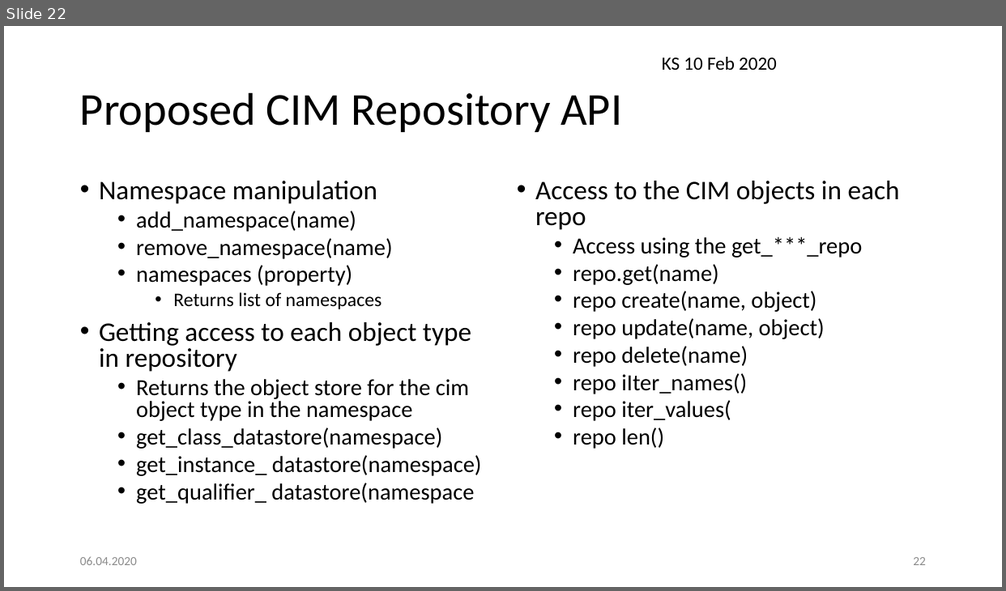
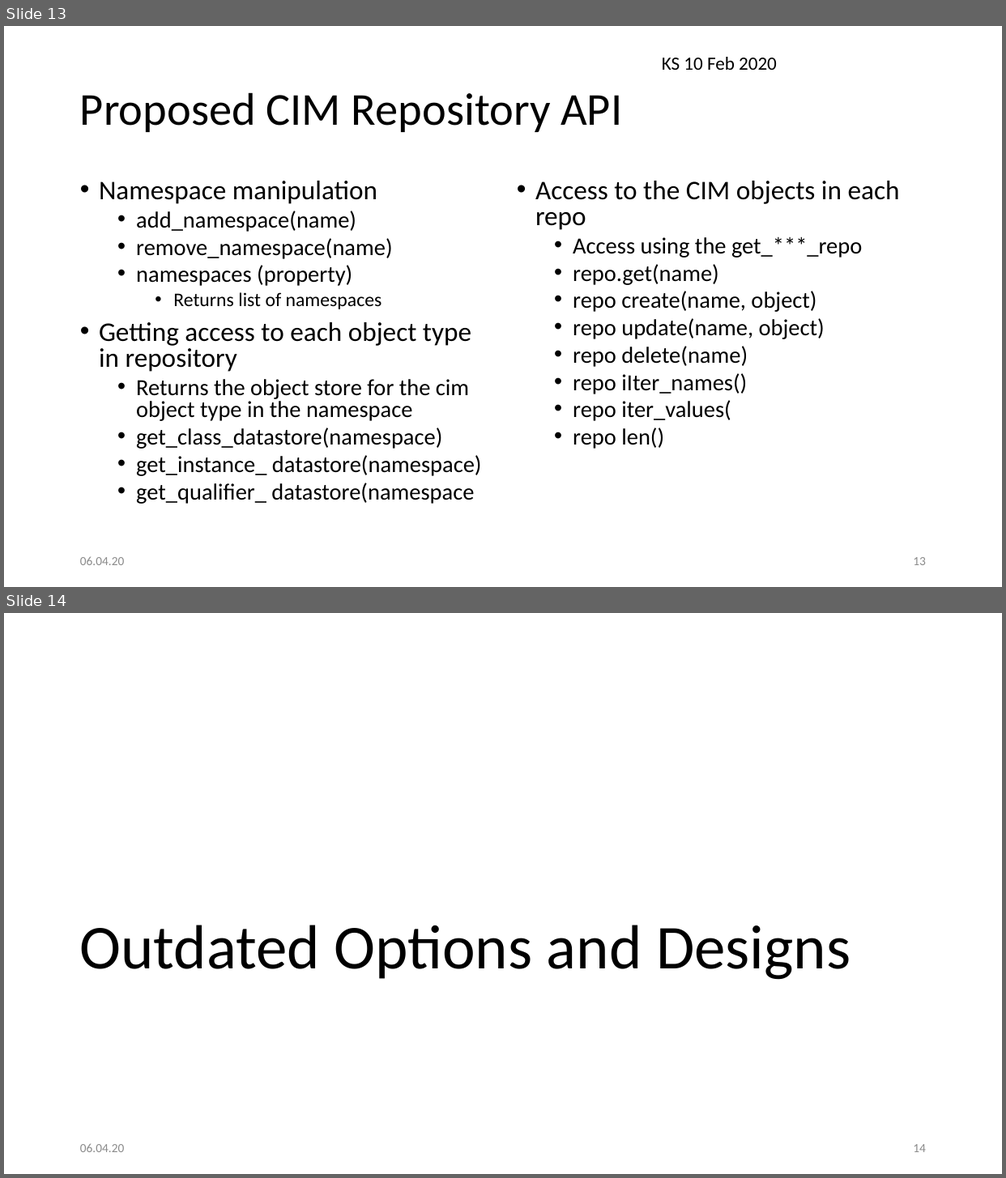
Before and after one commit to pywbem/pywbem, a slide deck: design/RepositoryStructure.pptx. Shown one above the other, each under a label of ours: slide 22 before the commit, slides 13 and 14 after it. The pictures are 1006x591 and 1006x1178 pixels, drawn with LibreOffice and Linux fonts; fonts in the diff are those of the drawing. Boxes give left, top, right and bottom in pixels: in the first picture for what was removed or moved away, otherwise in the second. Text is boxed around its words. In the diff, an @@ line names an element or a change of style, - is before the commit and + after.

Commit message:
Updated RepositoryStructure.pptx
Details:
* Moved earlier designs to an 'outdated' section.
* Editorial improvements on picture for latest design.

```diff
--- a/design/RepositoryStructure.pptx
+++ b/design/RepositoryStructure.pptx
@@ slide 14 added at [4, 613, 1002, 1174], background #FFFFFF @@
@@ title added at [79, 925, 850, 980], 60 pt, text #000000 @@
+Outdated Options and Designs
@@ text added at [80, 1144, 124, 1152], 12 pt, text #8C8C8C @@
+06.04.20
@@ page number added at [913, 1144, 926, 1152], 12 pt, text #8C8C8C @@
+14
@@ what was slide 22 is now slide 13 @@
@@ slide 13 changed as well @@
@@ text at [80, 557, 124, 565]: text changed @@
-06.04.2020
+06.04.20
@@ page number at [913, 557, 926, 565]: text changed @@
-22
+13
```
Also in this commit, not shown: 21 other slides changed.
